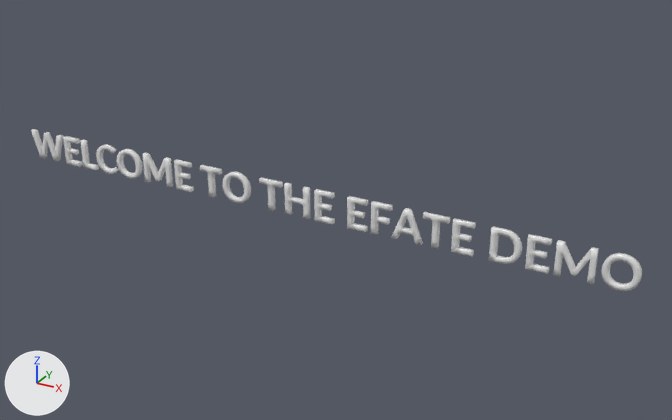
What one commit did to the COLLADA model models/welcome.dae.
Before and after are seen from a 50 mm camera at (20.4, -32.7, 16.3) aimed at (2.0, 0.9, -0.5). Arrows for +X, +Y and +Z are at lower left; the lights stay in place.

Script lines for the objects in view, before the commit:
```python
me_text1_0 = bpy.data.meshes.new('text1-0')
me_text1_0.from_pydata(...)  # 3176 vertices, 3356 faces; spans x -15.5..15.5, y -0.1..0.1, z -0.7..0.7
me_text1_0.materials.append(mat_text1_auv)  # its picture is missing
ob_text1_0 = bpy.data.objects.new('text1-0', me_text1_0)
ob_text1_0.location = (0.0, 0.0, 0.0)
```
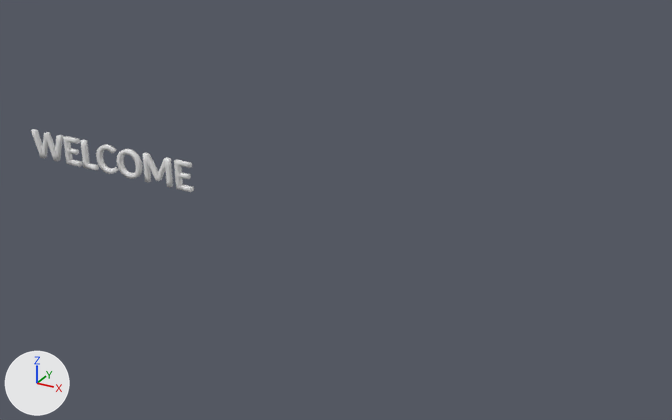
The newer file is also turned or shifted as a whole; pictures and numbers use the older file's frame.

Pixel boxes (x1, y1, x2, y2) of what changed, in the pictures (672 x 420 px):
'text1-0', reshaped (73% narrower, 61% shorter)
    before: (31, 129, 642, 291)
    after: (31, 129, 194, 192)
part 1 of me_text1_0, deleted
    before: (200, 165, 642, 291)

The change, as a list of edits to the scene's bpy script:
```text
Change me_text1_0:
    used by ob_text1_0; location = (0.0, 0.0, 0.0)
    remove me_text1_0.from_pydata(...)  # 3176 vertices, 3356 faces; spans x -15.5..15.5, y -0.1..0.1, z -0.7..0.7
    add me_text1_0.from_pydata(...)  # 1304 vertices, 1380 faces; spans x -15.5..-5.3, y -0.1..0.1, z -0.7..0.7
    me_text1_0 part 1: 14 loose pieces with 1872 vertices, spanning x -4.7..15.5, y -0.1..0.1, z -0.7..0.7, are deleted
```
